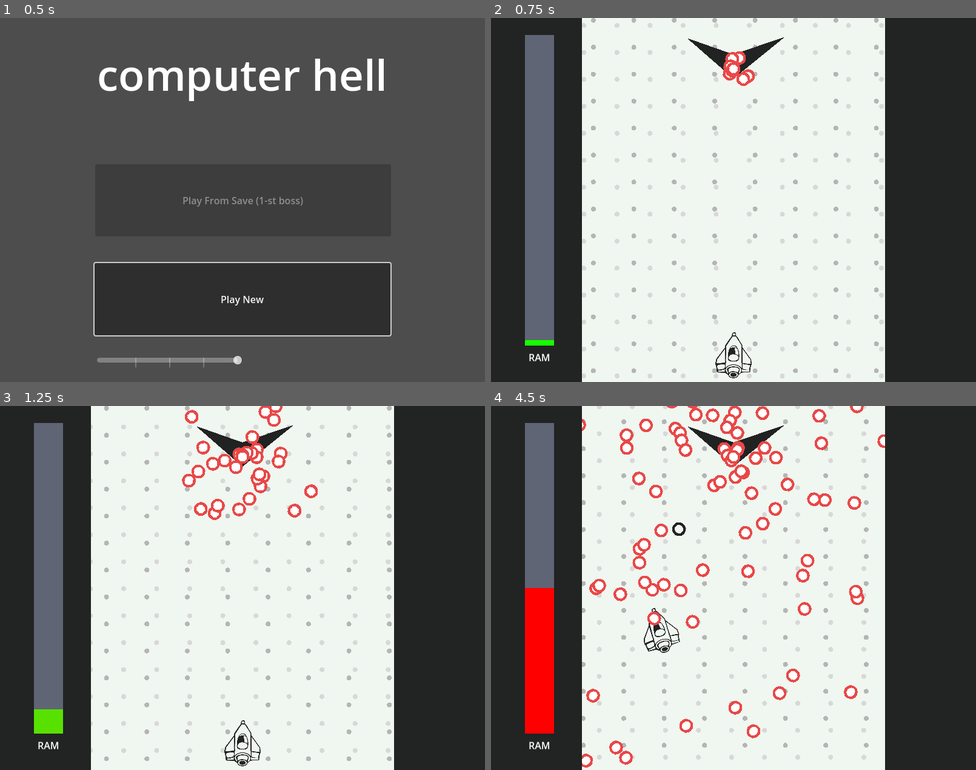
Above: before the commit, frames 1-4 (two rows, left to right).
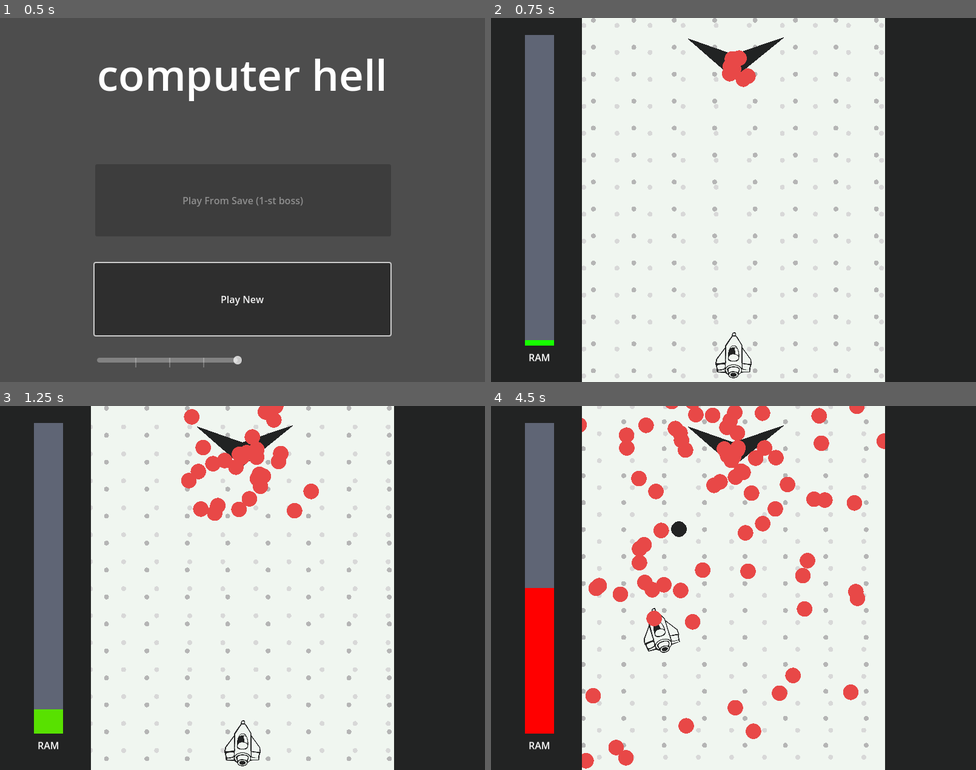
Above: after the commit, the same moments.

Repository: RainMa22/BulletHell
Game: Godot game, scene res://Scenes/Title.tscn
Same seed, same stepped clock (60 frames per second), same inputs: the game is played once before the commit and once after it.
Inputs:
- Up to frame 1 (0.5 s): no input
- Up to frame 2 (0.75 s): click "Play New" at 0.5 s
- Up to frame 3 (1.25 s): no input
- Up to frame 4 (4.5 s): hold D (Right) 1.28-2.03 s; hold Z (Shoot) 1.28-2.03 s; hold S (Down) 2.03-2.78 s; tap Z (Shoot) at 2.1, 3.6 s; hold D (Right) 2.78-3.53 s; hold Z (Shoot) 2.78-3.53 s; hold W (Up) 3.53-4.28 s; hold A (Left) from 4.28 s (still down); hold Z (Shoot) from 4.28 s (still down)

Frame 1 is identical in both runs. In frame 2, 0.2% of the frame differs, in the area x 47-55%, y 8-19%; in frame 3, 1.3%; in frame 4, 3.5%, in the area x 18-82%, y 0-100%.

Commit message:
Doodle bullet modifications

Diff:
--- a/project.godot
+++ b/project.godot
@@ -24,6 +24,7 @@
 
 window/size/viewport_width=800
 window/size/viewport_height=600
+window/stretch/mode="viewport"
 
 [file_customization]
 
--- a/src/bullet/BulletStyleManager.gd
+++ b/src/bullet/BulletStyleManager.gd
@@ -25,10 +25,11 @@
 	outline_material = outline_node.material
 	outline_node.material = styleMaterial
 	styleMaterial.set_shader(DOODLE)
-	styleMaterial.set_shader_parameter("color", get_body_color())
-	styleMaterial.set_shader_parameter("outline", get_outline_color())
+	styleMaterial.set_shader_parameter("body_color", get_body_color())
+	styleMaterial.set_shader_parameter("outline_color", get_outline_color())
+	styleMaterial.set_shader_parameter("exterior_rim_color", get_outline_color())
 	styleMaterial.set_shader_parameter("ID", Global.current_time)
-	styleMaterial.set_shader_parameter("changes_per_second", 1.0)
+	styleMaterial.set_shader_parameter("changes_per_second", 5)
 
 func default_style() -> void:
 	body_node.visible = true;
--- a/src/bullet/DoodleBullet.gdshader
+++ b/src/bullet/DoodleBullet.gdshader
@@ -1,25 +1,34 @@
 shader_type canvas_item;
 
-uniform vec4 color = vec4(1.);
-uniform vec4 outline = vec4(0,0,0,1.);
-uniform float changes_per_second = 1.0;
+// DOODLE BULLET
+// Circular bullet design that has wiggly outline.
+
+// COLOURING
+uniform vec4 body_color = vec4(1.); // inner radius
+uniform vec4 rim_color = vec4(0,0,0,1.); // outer radius
+uniform vec4 outline_color = vec4(0,0,0,1.); // the circle around it
+
+// NOISE
+uniform float change_frequency = 1.0;
 uniform float ID = 1.;
 
+// RADIUS
+uniform float body_radius_percentage = 0.1;
+uniform float rim_radius_percentage = 0.3;
+uniform float outline_extrusion_percentage = 0.05;
+uniform float outline_radius_percentage = 0.05;
+
+// RANDOM GENERATOR
 float rand(float x){
 	return fract(sin(dot(x,0.1))*43758.5453);
-	//return fract(sin(dot(x,rand_val)));
 }
-
-
-
+// COSINE INTERPOLATION IMPLEMENTATION
 float cosine_interpolation(float a, float b, float dist_from_a, float size){
 	float x = dist_from_a/size;
 	float x2 =(1.0-cos(PI*x))/2.;
 	return a*(1.-x2)+b*(x2);
-	//return (a-b)*x;
 }
-
-//1 - dimension perlin - sort-of
+// 1 - dimension perlin - sort-of
 float smoothrand(float x){
 	float size = 2.;
 
@@ -31,12 +40,16 @@
 
 	return cosine_interpolation(abs(a_y),abs(b_y),dist_from_a, size);
 }
-
+// NOISE
 float noise(float x) {
 	return (smoothrand(x)+smoothrand(x*1.1)+smoothrand(x*0.9))/3.;
 }
 
+
+
+// MAIN COLOUR SHADER
 void fragment() {
+	// UV and RADIUS, THETA calculations
 	float x = UV.x-.5;
 	float y = UV.y-.5;
 	float radius = sqrt(x*x + y*y);
@@ -44,16 +57,28 @@
 
 	float alpha = 1.0;
 	float variant_num = floor(TIME*changes_per_second + ID);
-	float body = .2 + noise(variant_num*7.)/20.;
-	float outline_size = .4 + noise(variant_num*13.)/40.;
+
+	float interior_outline_noise = noise(variant_num*7.)/20.;
+
+	float body = outline_inner_percentage + interior_outline_noise;
+
+	float exterior_outline_noise = noise(variant_num*13.)/40.;
+	float outline_size = outline_outer_percentage + exterior_outline_noise;
+
 	float offset = (noise(sin(theta*2.)*TAU-variant_num*7.))/10.;
 	float offset2 = (noise(sin(theta*1.5)*TAU-variant_num*13.))/16.;
+
+	float min_outline_rim_radius = outline_size + exterior_rim_extrusion_percentage + offset2;
+	float max_outline_rim_radius = outline_size + exterior_rim_extrusion_percentage + exterior_rim_width_percentage + offset2;
+
+	// Radius less than body range
 	if(radius < body + offset){
-		COLOR = color;
-
-	} else if(radius < outline_size + offset2){
+		COLOR = body_color;
+	} else if (radius < outline_size + offset2){ // Radius less than outline range
 		//alpha = 1.0;
-		COLOR = outline;
+		COLOR = outline_color;
+	} else if (radius < max_outline_rim_radius && radius > min_outline_rim_radius) {
+		COLOR = exterior_rim_color;
 	} else {
 		COLOR = vec4(0.);
 	}
--- a/src/bullet/DoodlePreview.tscn
+++ b/src/bullet/DoodlePreview.tscn
@@ -6,15 +6,12 @@
 
 [sub_resource type="ShaderMaterial" id="ShaderMaterial_mtff5"]
 shader = ExtResource("2_r6mdi")
-shader_parameter/color = Vector4(1, 1, 1, 1)
-shader_parameter/outline = Vector4(0, 0, 0, 1)
-shader_parameter/changes_per_second = 1.0
-shader_parameter/ID = 1.0
 
 [sub_resource type="CircleShape2D" id="CircleShape2D_qvb2s"]
 radius = 8.15
 
 [node name="Bullet" type="Area2D"]
+position = Vector2(0, -1)
 collision_layer = 24
 collision_mask = 7
 script = ExtResource("1_1a1bv")
